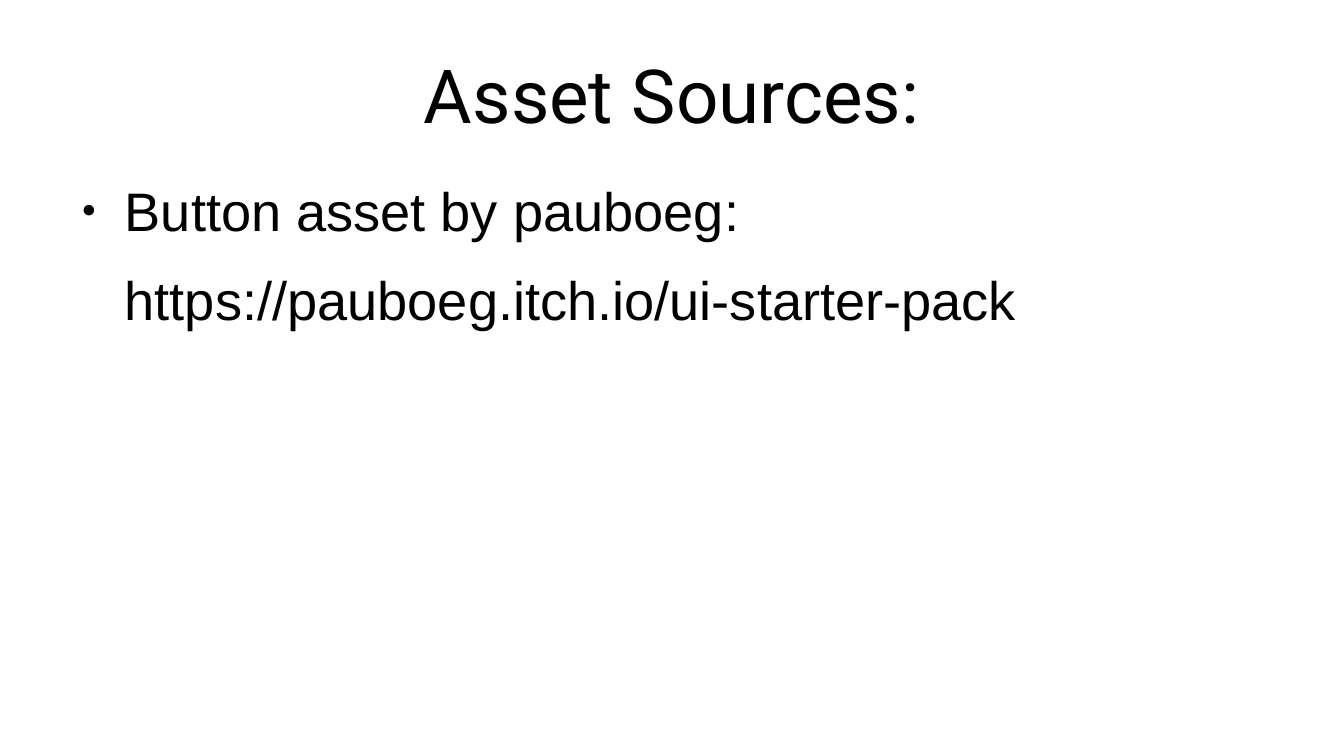
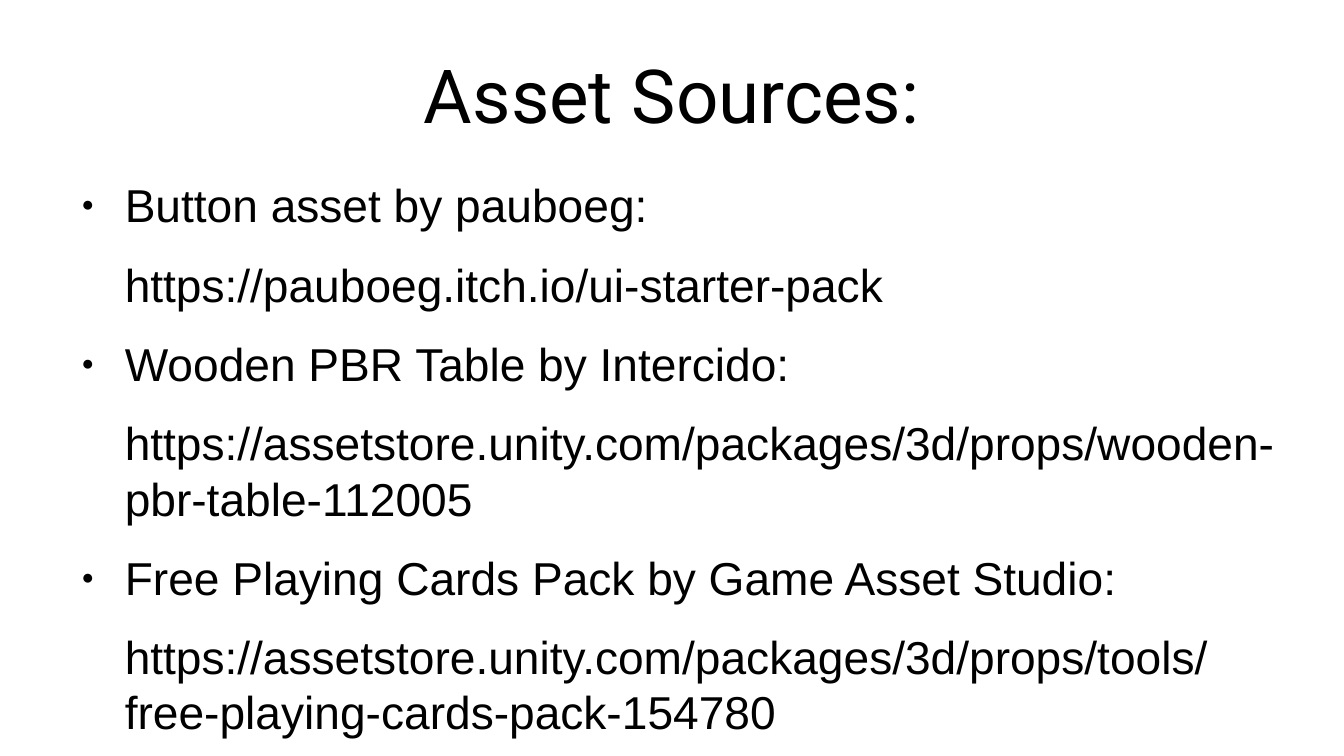
Before and after one commit to NyaaDoodle/card-game-simulator, a slide deck: slide 6 of Documents/Proposal Screen Sketches.odp (slide 2 before the commit). Drawn at 1344x756 pixels with LibreOffice and Linux fonts; fonts in the diff are those of the drawing. Boxes give left, top, right and bottom in pixels: in the first picture for what was removed or moved away, otherwise in the second. Text is boxed around its words. In the diff, an @@ line names an element or a change of style, - is before the commit and + after.

```diff
--- a/Documents/Proposal Screen Sketches.odp
+++ b/Documents/Proposal Screen Sketches.odp
@@ text at [125, 188, 883, 311]: size 32 to 27.2 pt in "Button asset by pauboeg:", "https://pauboeg.itch.io/ui-starter-pack" @@
@@ text at [125, 347, 1274, 738]: paragraphs added @@
+● Wooden PBR Table by Intercido:
+https://assetstore.unity.com/packages/3d/props/wooden-pbr-table-112005
+● Free Playing Cards Pack by Game Asset Studio:
+https://assetstore.unity.com/packages/3d/props/tools/free-playing-cards-pack-154780
```
Also in this commit, not shown: 1 other slide changed, 4 slides added, 3 other files.
